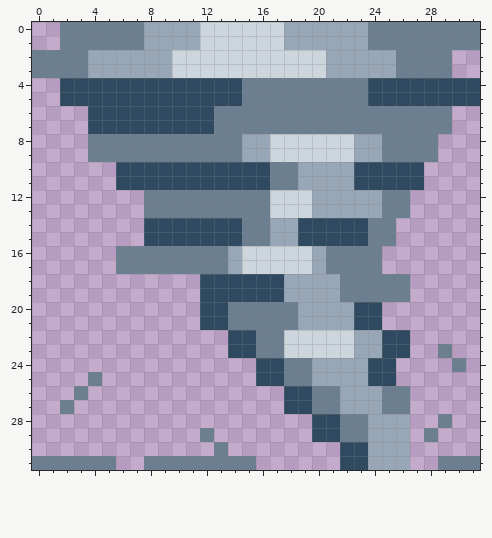
One commit to this pixel-art file: Interfaces/vacio_tornado.ase. The picture above was drawn from the file before the commit.
32x32 pixels, 1 frame.
Now the later version:
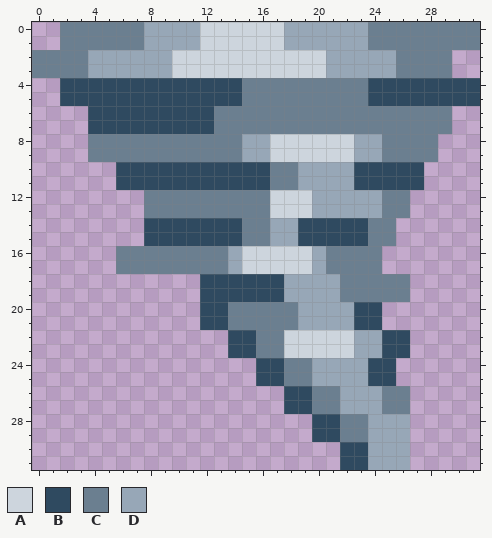
Palette (. is transparent): A #cdd5dd  B #2f4a60  C #6b7f90  D #97a7b7
Commit message: Modificación del tornado Commit 03.05.24
Changes in this commit:
@@ x 0..31 @@
 22 ..............BBCCAAAAADDBB.....
-23 ..............BBCCAAAAADDBB..C..
-24 ................BBCCDDDDBB....C.
-25 ....C...........BBCCDDDDBB......
-26 ...C..............BBCCDDDCC.....
-27 ..C...............BBCCDDDCC.....
-28 ....................BBCCDDD..C..
-29 ............C.......BBCCDDD.C...
-30 .............C........BBDDD.....
-31 CCCCCC..CCCCCCCC......BBDDD..CCC
+23 ..............BBCCAAAAADDBB.....
+24 ................BBCCDDDDBB......
+25 ................BBCCDDDDBB......
+26 ..................BBCCDDDCC.....
+27 ..................BBCCDDDCC.....
+28 ....................BBCCDDD.....
+29 ....................BBCCDDD.....
+30 ......................BBDDD.....
+31 ......................BBDDD.....
Boxes around the changes in both pictures, in picture pixels (x1, y1, x2, y2):
erased: (424, 344, 480, 470)
erased: (32, 372, 256, 470)
